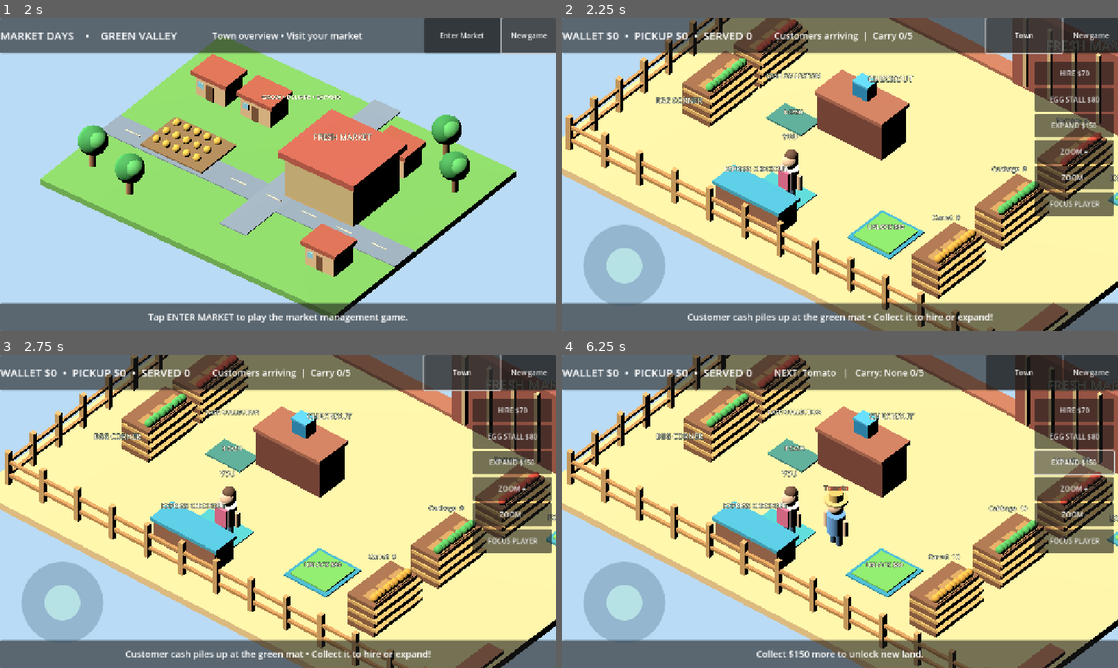
Above: before the commit, frames 1-4 (two rows, left to right).
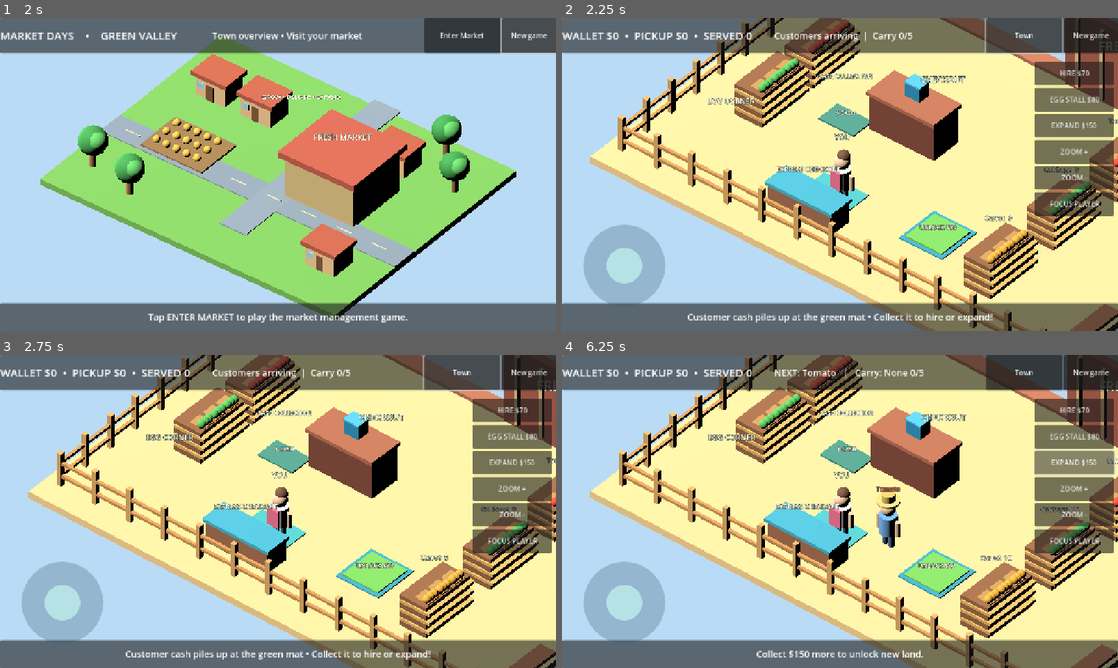
Above: after the commit, the same moments.

Repository: challaharshavardhan/BusinessWorld
Game: Godot game, scene res://main.tscn
Two runs of this game, one before a commit and one after it. Both use one fixed random seed, a clock stepped at 60 frames per second and the inputs below.
Inputs:
- Up to frame 1 (2 s): click "New game" at 0.5 s; click "New game" at 1.25 s
- Up to frame 2 (2.25 s): click "Enter Market" at 2 s
- Up to frame 3 (2.75 s): no input
- Up to frame 4 (6.25 s): click "Town" at 2.75 s; click "Enter Market" at 3.5 s; click "HIRE $70" at 4.25 s; click "EGG STALL $80" at 5 s; click "EXPAND $150" at 5.75 s

Frame 1 is identical in both runs. In frame 2, 51% of the frame differs, in the area x 0-100%, y 0-100%; in frame 3, 50%; in frame 4, 51%.

Commit message:
Keep player centered while exploring distant market expansion plots

Diff:
--- a/scripts/market_days.gd
+++ b/scripts/market_days.gd
@@ -585,7 +585,7 @@
     if player == null or play_mode != "market" or not camera_follow:
         return
     # Follow at an angle, keeping the active avatar in the foreground.
-    var target := player.position * 0.68 + Vector3(0, 0, -1.1)
+    var target := player.position + Vector3(-1.0, 0, -1.1)
     var desired := target + Vector3(15, 19, 18)
     camera.position = camera.position.lerp(desired, clampf(delta * 4.0, 0.0, 1.0))
     camera.look_at(target)
@@ -599,8 +599,8 @@
     if target == "market":
         camera_zoom_size = clampf(camera_zoom_size, 7.5, 22.0)
         camera.size = camera_zoom_size
-        camera.position = player.position * 0.68 + Vector3(15, 19, 18)
-        camera.look_at(player.position * 0.68 + Vector3(0, 0, -1.1))
+        camera.position = player.position + Vector3(14, 19, 18)
+        camera.look_at(player.position + Vector3(-1.0, 0, -1.1))
         mode_button.text = "Town"
     else:
         camera.position = Vector3(19, 24, 25)
